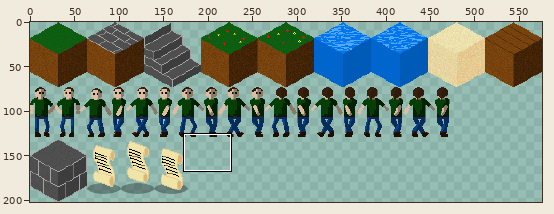
Sprite sheet -- web-game/images/sprite.png. The first picture is a wide view before the edit; the outline marks the close-up.
Close-up. The starting point:
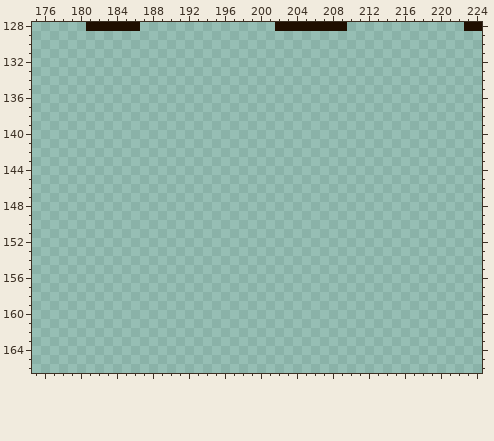
The file is 576x202 pixels. Shown: x 175..224, y 128..166.
Now the later version:
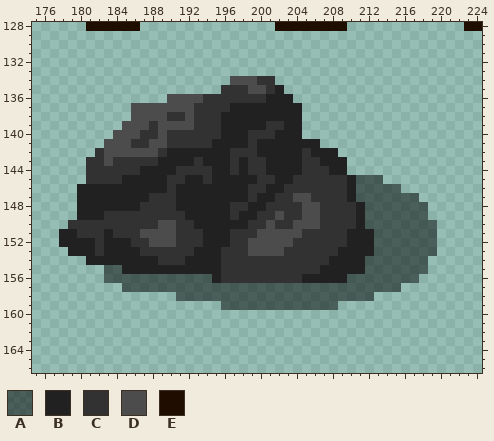
Palette (. is transparent): A #0000007f  B #212121  C #323232  D #4c4c4c  E #1f0e00
Difference:
y 134: x 197..201 ..... -> DDDCC
y 135: x 196..202 ....... -> CCCDDCB
y 136: x 190..203 .............. -> DDDDCCCCCCCBBB
y 137: x 186..204 ................... -> DDDDDDDCCCCBBBBBBBB
y 138: x 186..204 ................... -> DDDDCCDCCCBBBBBBBBB
y 139: x 185..204 .................... -> DDDCDDDDCCCBBBBBCCBB
y 140: x 184..204 ..................... -> DDDCCDCCCCCCBBBCCCBBB
y 141: x 183..206 ........................ -> DDDCCDDCCCCCBBBBCBBBBBBB
y 142: x 182..208 ........................... -> CDDDDDDCBBBBBBBCCCBBBBBCBBB
y 143: x 181..209 ............................. -> CCDCCCCCBBBBCBBBCBCCBBBBCCBBB
y 144: x 181..209 ............................. -> CCCCCCBBBBCCCCBBCBCCBBBBCCCBB
y 145: x 181..213 ................................. -> CCCCBBBBBCCBBCBBBBBCCBBCCCCCCBAAA
y 146: x 180..215 .................................... -> BBBBBBBBBBCBBBBBBBBCCBBCCCCCCCBAAAAA
y 147: x 180..217 ...................................... -> BBBBBBBBCCCBBBBBBBBCBBCCDDCCCCBAAAAAAA
y 148: x 180..218 ....................................... -> BBBBBBBCCCCBBBBBBCCBBCCCCDDCCCCBAAAAAAA
y 149: x 180..218 ....................................... -> BBBCCCCCCCCCBBBBBCBBCCDCCDDCCCCBAAAAAAA
y 150: x 179..219 ......................................... -> CCCCCCCCCCDDCCBBBBBBCCDCCDDDCCCCBAAAAAAAA
y 151: x 178..219 .......................................... -> BBCCCBCCCDDDDCCCBBBCCCDDDDDCCCCCBBBAAAAAAA
y 152: x 178..219 .......................................... -> BBBBCBBBCCDDDCCCBBBCCDDDDDCCCCCCBBBAAAAAAA
y 153: x 179..219 ......................................... -> BBBCBBBBCCCCCCBBBCCCDDDDCCCCCCBBBBAAAAAAA
y 154: x 181..218 ...................................... -> BBBBBBBBCCCBBBBCCCCCCCCCCCCBBBBAAAAAAA
y 155: x 183..218 .................................... -> AABBBBBBBBBBBCCCCCCCCCCCBBBBBAAAAAAA
y 156: x 183..217 ................................... -> AAAAAAAAAAAABCCCCCCCCCBBBBBAAAAAAAA
y 157: x 185..215 ............................... -> AAAAAAAAAAAAAAAAAAAAAAAAAAAAAAA
y 158: x 191..212 ...................... -> AAAAAAAAAAAAAAAAAAAAAA
y 159: x 196..208 ............. -> AAAAAAAAAAAAA
Pixel boxes of the changes (left, top, right, bottom) in both close-ups:
added: (59, 76, 437, 310)
